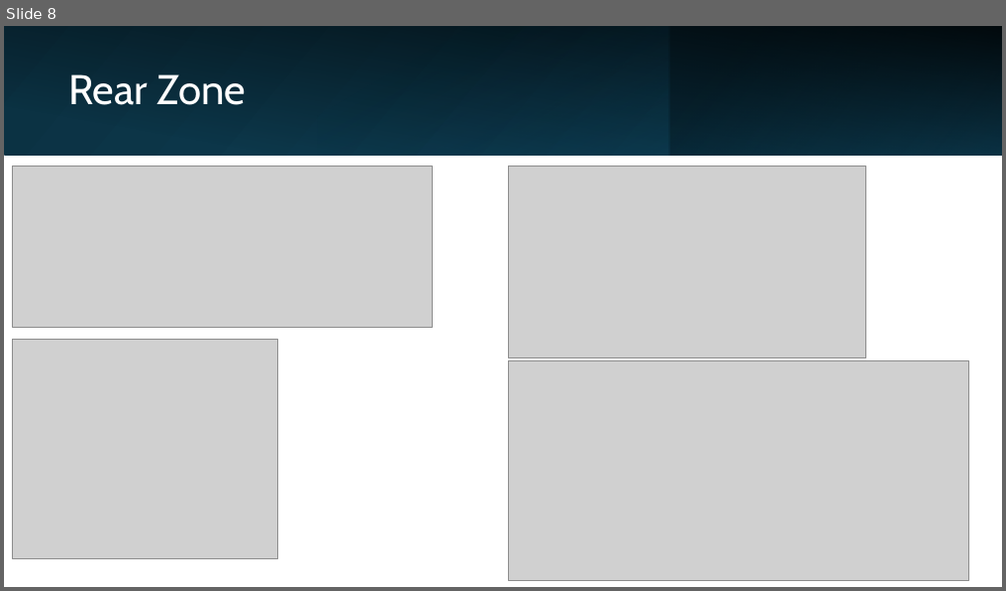
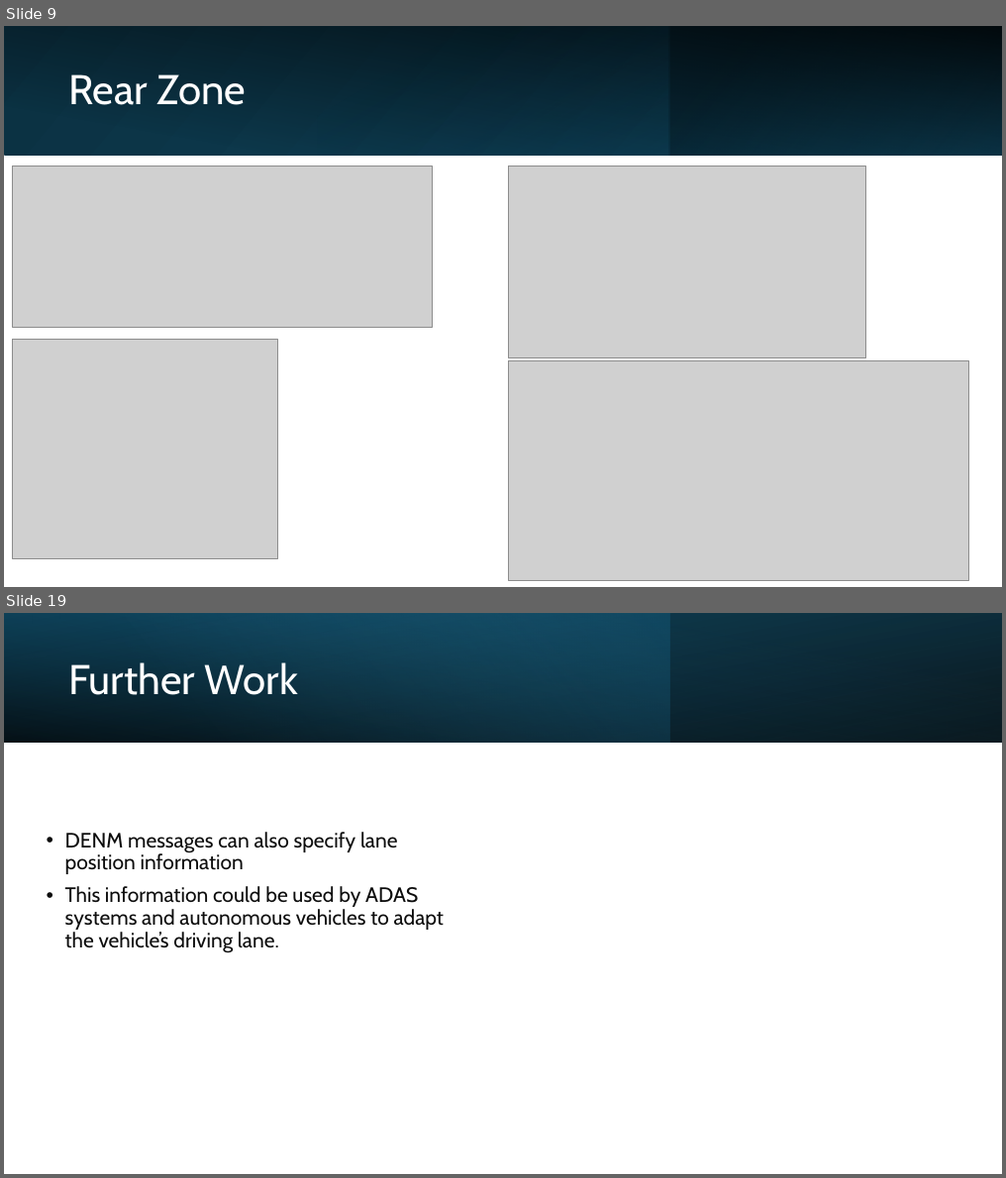
Before and after one commit to LF-RoGu/Model-Base-Systems, a slide deck: Presentation/C-ITS.pptx. Shown one above the other, each under a label of ours: slide 8 before the commit, slides 9 and 19 after it; the slides between them are not shown. The pictures are 1006x591 and 1006x1178 pixels, drawn with LibreOffice and Linux fonts; fonts in the diff are those of the drawing; grey boxes stand for pictures. Boxes give left, top, right and bottom in pixels: in the first picture for what was removed or moved away, otherwise in the second. Text is boxed around its words. In the diff, an @@ line names an element or a change of style, - is before the commit and + after.

```diff
--- a/Presentation/C-ITS.pptx
+++ b/Presentation/C-ITS.pptx
@@ slide 19 added at (x1=4, y1=613, x2=1002, y2=1174), background #FFFFFF @@
@@ rectangle added at (x1=4, y1=613, x2=1002, y2=742), fill gradient #000000 to #104862 @@
@@ rectangle added at (x1=4, y1=613, x2=669, y2=742), fill gradient #156082 to #46B1E1 @@
@@ rectangle added at (x1=4, y1=613, x2=1002, y2=742), fill gradient #000000 to #156082 @@
@@ title added at (x1=68, y1=663, x2=297, y2=695), 40 pt, text #FFFFFF @@
+Further Work
@@ text added at (x1=65, y1=832, x2=445, y2=954), 20 pt, text #0D0D0D @@
+• DENM messages can also specify lane position information
+• This information could be used by ADAS systems and autonomous vehicles to adapt the vehicle’s driving lane.
@@ what was slide 8 is now slide 9 @@
```
Also in this commit, not shown: 6 slides changed, 9 other slides added, 4 slides removed.
